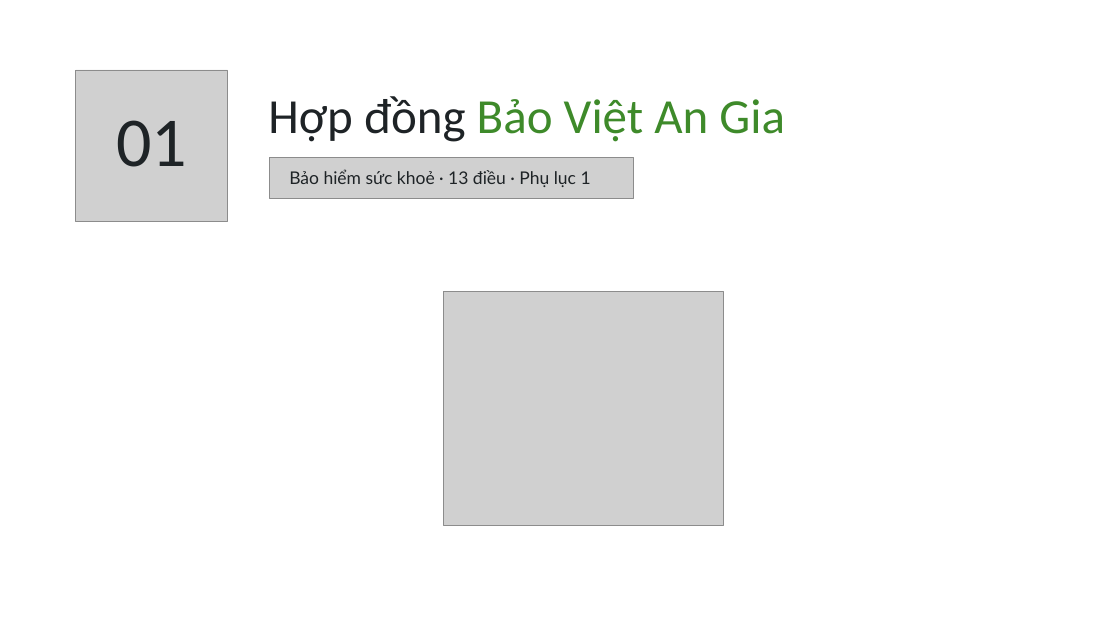
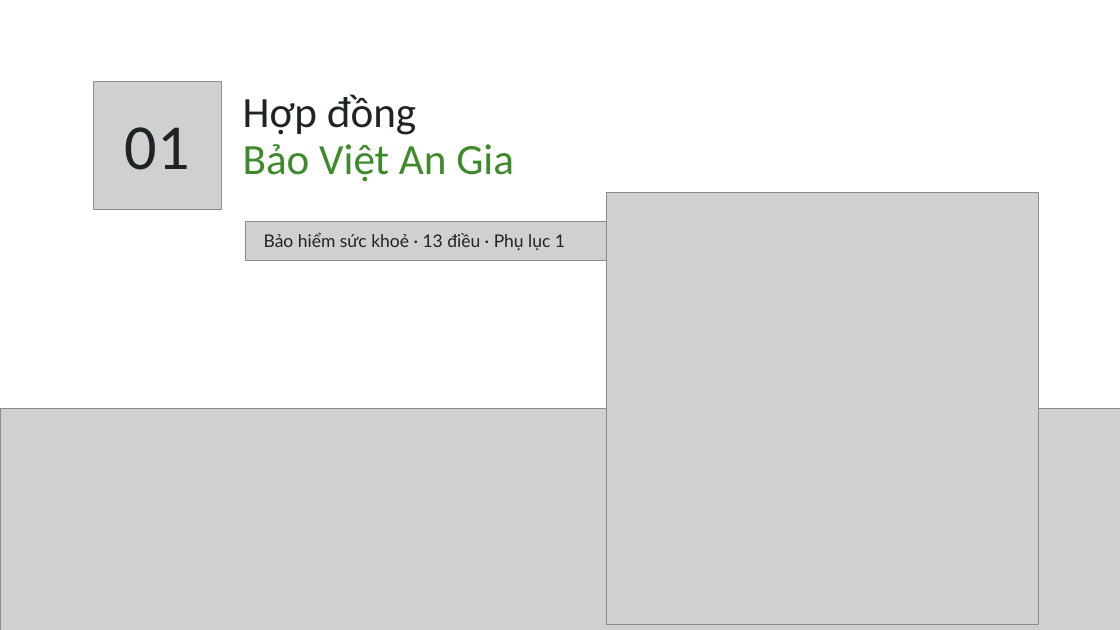
Before and after one commit to tranquanghaofake-dotcom/Law, a slide deck: slide 2 of docs/bai/hd-bao-hiem-nhom2/hop-dong-bao-hiem-nhom2.pptx. Drawn at 1120x630 pixels with LibreOffice and Linux fonts; fonts in the diff are those of the drawing; grey boxes stand for pictures; background and template pictures are left out. Boxes give left, top, right and bottom in pixels: in the first picture for what was removed or moved away, otherwise in the second. Text is boxed around its words. In the diff, an @@ line names an element or a change of style, - is before the commit and + after.

```diff
--- a/docs/bai/hd-bao-hiem-nhom2/hop-dong-bao-hiem-nhom2.pptx
+++ b/docs/bai/hd-bao-hiem-nhom2/hop-dong-bao-hiem-nhom2.pptx
@@ picture: place and size @@
-picture at <box>76,70,228,222</box>
+picture at <box>93,82,222,210</box>
@@ text "01": place and size @@
-text "01" at <box>116,120,187,167</box>
+text "01" at <box>125,127,190,170</box>
@@ text "01" at <box>125,127,190,170</box>: size 60 to 55 pt; line spacing 60pt to 55pt @@
@@ title at <box>243,94,514,182</box>: text changed; size 42 to 37 pt @@
-Hợp đồng Bảo Việt An Gia
+Hợp đồng
+Bảo Việt An Gia
@@ picture removed at <box>270,157,634,198</box> @@
@@ picture added at <box>607,192,1038,624</box> @@
@@ picture added at <box>245,222,607,260</box> @@
@@ text "Bảo hiểm sức khoẻ · ...": place and size @@
-text "Bảo hiểm sức khoẻ · ..." at <box>289,169,591,187</box>
+text "Bảo hiểm sức khoẻ · ..." at <box>264,232,565,250</box>
@@ picture removed at <box>444,292,723,525</box> @@
@@ picture added at <box>0,408,1120,630</box> @@
```
Also in this commit, not shown: 3 other slides changed, 35 other files.
